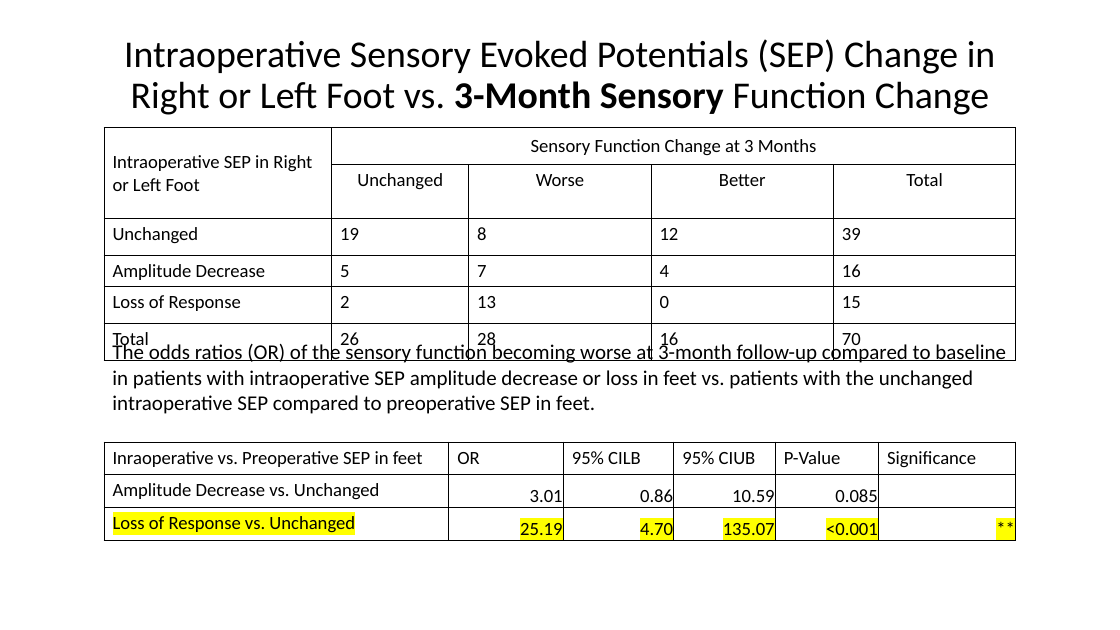
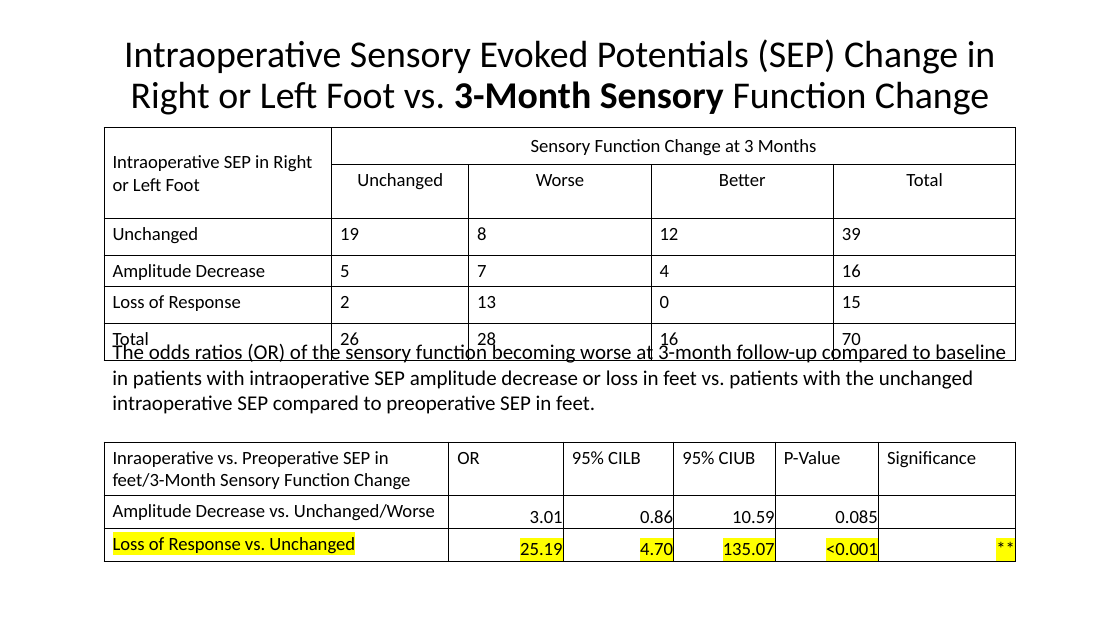
Before and after one commit to sargdavid/gayane_neurophys, a slide deck: slide 4 of output/d_wave_study_v2.pptx. Drawn at 1120x630 pixels with LibreOffice and Linux fonts; fonts in the diff are those of the drawing. Boxes give left, top, right and bottom in pixels: in the first picture for what was removed or moved away, otherwise in the second. Text is boxed around its words. In the diff, an @@ line names an element or a change of style, - is before the commit and + after.

```diff
--- a/output/d_wave_study_v2.pptx
+++ b/output/d_wave_study_v2.pptx
@@ table at <box>104,442,1016,561</box> @@
-row 1, column 1: Inraoperative vs. Preoperative SEP in feet
+row 1, column 1: Inraoperative vs. Preoperative SEP in feet/3-Month Sensory Function Change
-row 2, column 1: Amplitude Decrease vs. Unchanged
+row 2, column 1: Amplitude Decrease vs. Unchanged/Worse
```
Also in this commit, not shown: 4 other slides changed, 3 other files.
